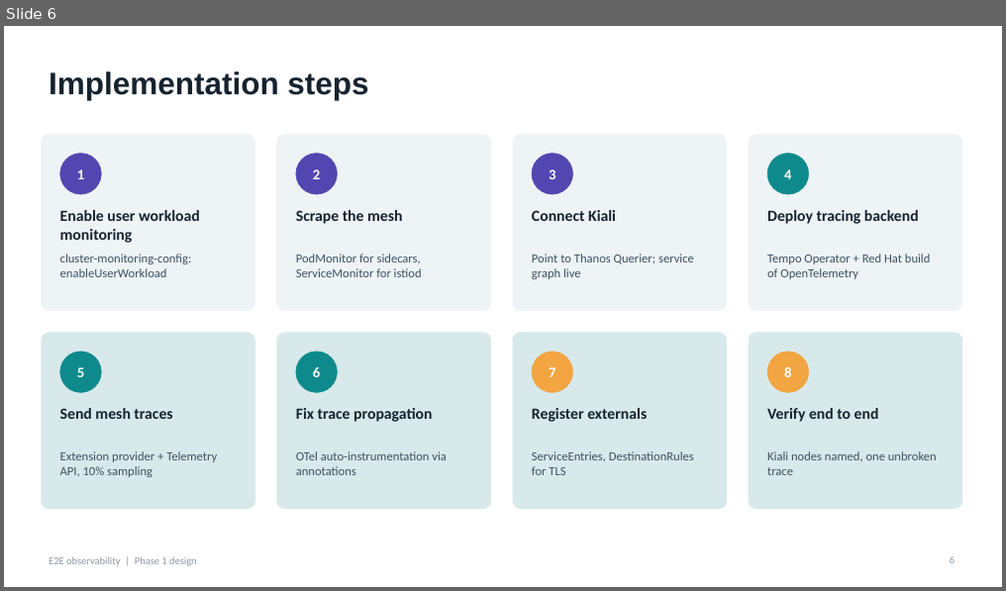
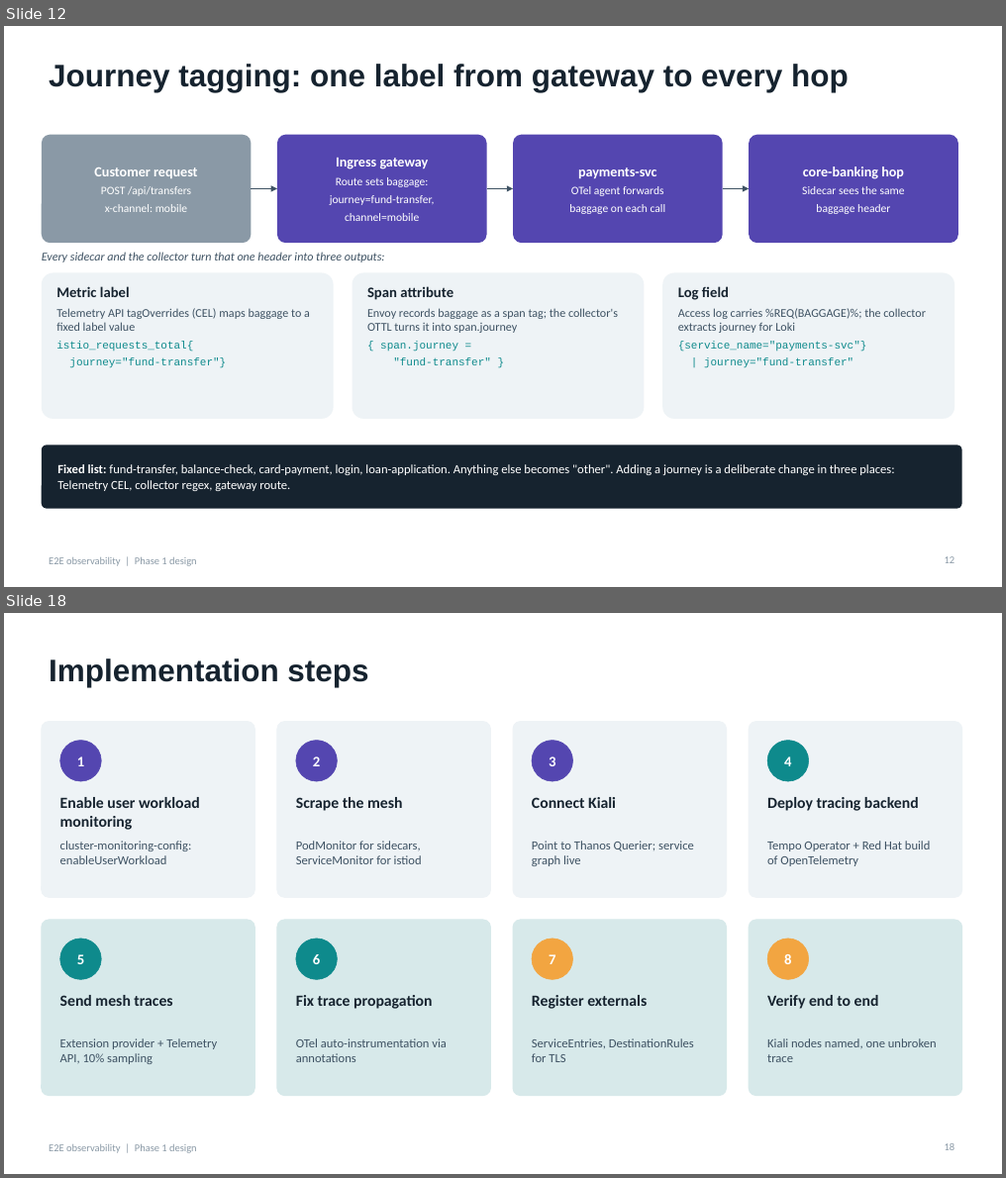
Before and after one commit to canpolatoral/monitoring-poc, a slide deck: docs/e2e_observability_design.pptx. Shown one above the other, each under a label of ours: slide 6 before the commit, slides 12 and 18 after it; the slides between them are not shown. The pictures are 1006x591 and 1006x1178 pixels, drawn with LibreOffice and Linux fonts; fonts in the diff are those of the drawing. Boxes give left, top, right and bottom in pixels: in the first picture for what was removed or moved away, otherwise in the second. Text is boxed around its words. In the diff, an @@ line names an element or a change of style, - is before the commit and + after.

```diff
--- a/docs/e2e_observability_design.pptx
+++ b/docs/e2e_observability_design.pptx
@@ slide 12 added at (4,26,1002,587), background #FFFFFF; not listed: 1 template element that a slide beside it also shows @@
@@ title added at (49,64,848,92), 30 pt, text #16232F, bold @@
+Journey tagging: one label from gateway to every hop
@@ rounded rectangle added at (42,135,252,243), fill #8A99A6, 11 pt, text #FFFFFF @@
+Customer request
+POST /api/transfers
+x-channel: mobile
@@ rounded rectangle added at (277,135,487,243), fill #5446B0, 11 pt, text #FFFFFF @@
+Ingress gateway
+Route sets baggage:
+journey=fund-transfer,
+channel=mobile
@@ rounded rectangle added at (513,135,723,243), fill #5446B0, 11 pt, text #FFFFFF @@
+payments-svc
+OTel agent forwards
+baggage on each call
@@ rounded rectangle added at (748,135,958,243), fill #5446B0, 11 pt, text #FFFFFF @@
+core-banking hop
+Sidecar sees the same
+baggage header
@@ arrow added from (252, 188) to (277, 188), #3E5263 1.25 pt @@
@@ arrow added from (487, 188) to (513, 188), #3E5263 1.25 pt @@
@@ arrow added from (723, 188) to (748, 188), #3E5263 1.25 pt @@
@@ text added at (42,252,385,263), 11.5 pt, text #3E5263, italic @@
+Every sidecar and the collector turn that one header into three outputs:
@@ rounded rectangle added at (42,274,334,419), fill #EEF3F6, 11.5 pt, text #3E5263 @@
+Metric label
+Telemetry API tagOverrides (CEL) maps baggage to a fixed label value
+istio_requests_total{
+journey="fund-transfer"}
@@ rounded rectangle added at (352,274,645,419), fill #EEF3F6, 11.5 pt, text #3E5263 @@
+Span attribute
+Envoy records baggage as a span tag; the collector's OTTL turns it into span.journey
+{ span.journey =
+"fund-transfer" }
@@ rounded rectangle added at (662,274,954,419), fill #EEF3F6, 11.5 pt, text #3E5263 @@
+Log field
+Access log carries %REQ(BAGGAGE)%; the collector extracts journey for Loki
+{service_name="payments-svc"}
+| journey="fund-transfer"
@@ rounded rectangle added at (42,445,962,509), fill #16232F, 12 pt, text #FFFFFF @@
+Fixed list: fund-transfer, balance-check, card-payment, login, loan-application. Anything else becomes "other". Adding a journey is a deliberate change in three places: Telemetry CEL, collector regex, gateway route.
@@ page number added at (944,557,955,564), 10 pt, text #8A99A6 @@
+12
@@ what was slide 6 is now slide 18 @@
@@ page number at (944,1144,955,1151): text changed @@
-6
+18
```
Also in this commit, not shown: 11 other slides added, 6 other files.
